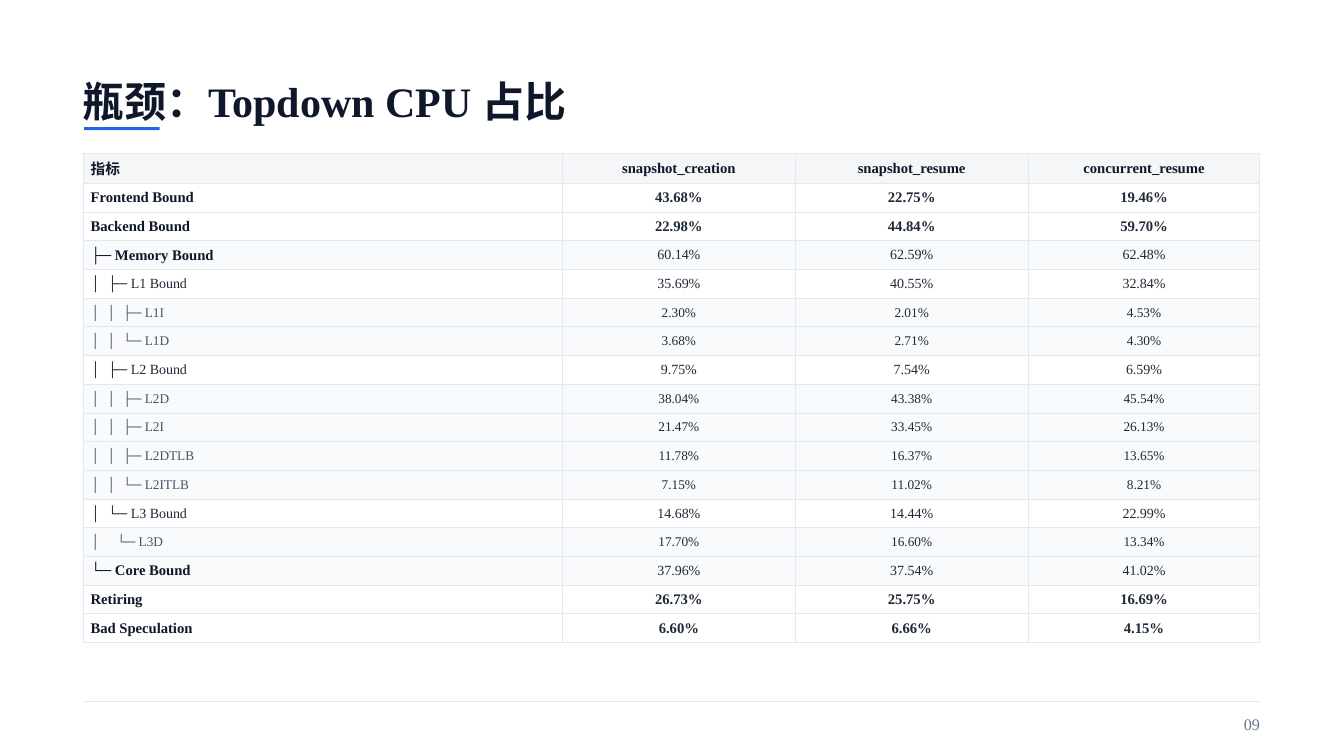
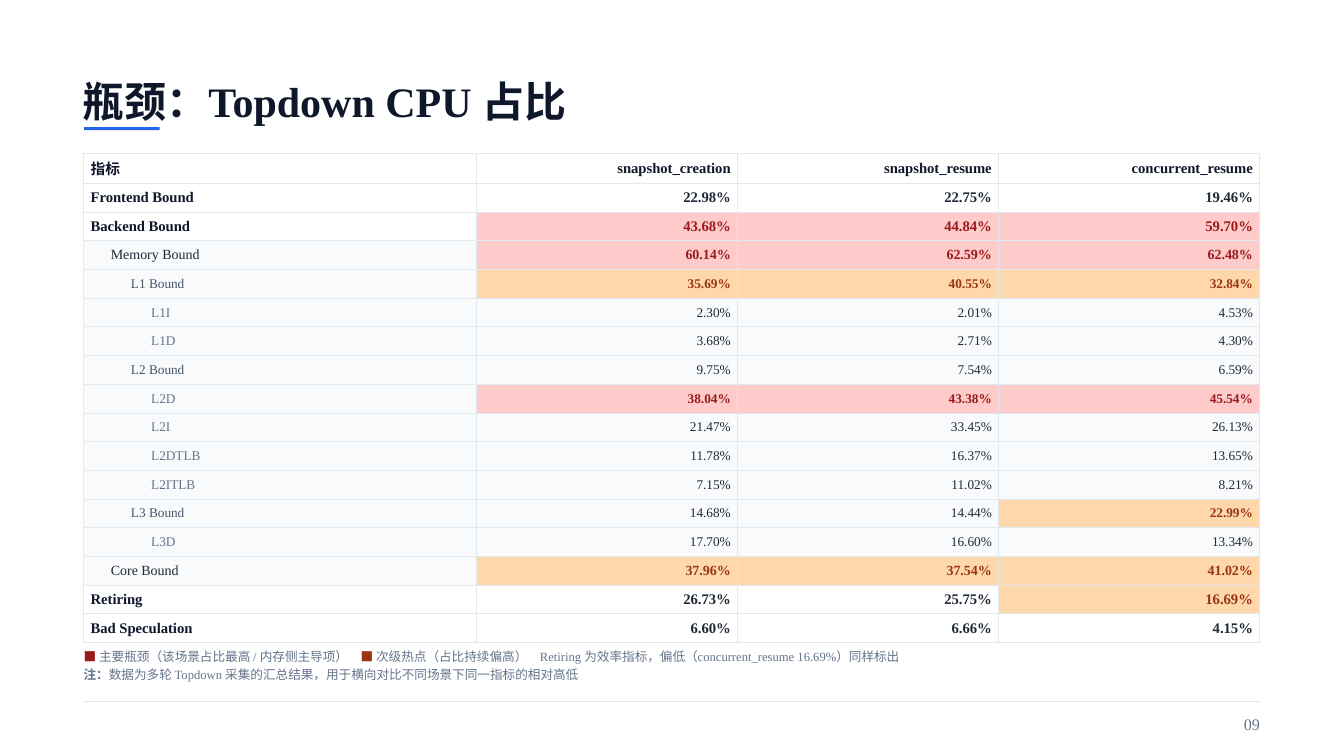
Before and after one commit to liushiqin-647/aenv, a slide deck: slide 9 of agentenv_20261102_polished.pptx. Drawn at 1344x756 pixels with LibreOffice and Linux fonts; fonts in the diff are those of the drawing. Boxes give left, top, right and bottom in pixels: in the first picture for what was removed or moved away, otherwise in the second. Text is boxed around its words. In the diff, an @@ line names an element or a change of style, - is before the commit and + after.

Commit message:
fix

```diff
--- a/agentenv_20261102_polished.pptx
+++ b/agentenv_20261102_polished.pptx
@@ table at [84, 153, 1260, 643] @@
-row 2, column 2: 43.68%
+row 2, column 2: 22.98%
-row 3, column 2: 22.98%
+row 3, column 2: 43.68%
-row 4, column 1: ├─ Memory Bound
+row 4, column 1: Memory Bound
-row 5, column 1: │ ├─ L1 Bound
+row 5, column 1: L1 Bound
-row 6, column 1: │ │ ├─ L1I
+row 6, column 1: L1I
-row 7, column 1: │ │ └─ L1D
+row 7, column 1: L1D
-row 8, column 1: │ ├─ L2 Bound
+row 8, column 1: L2 Bound
-row 9, column 1: │ │ ├─ L2D
+row 9, column 1: L2D
-row 10, column 1: │ │ ├─ L2I
+row 10, column 1: L2I
-row 11, column 1: │ │ ├─ L2DTLB
+row 11, column 1: L2DTLB
-row 12, column 1: │ │ └─ L2ITLB
+row 12, column 1: L2ITLB
-row 13, column 1: │ └─ L3 Bound
+row 13, column 1: L3 Bound
-row 14, column 1: │ └─ L3D
+row 14, column 1: L3D
-row 15, column 1: └─ Core Bound
+row 15, column 1: Core Bound
@@ fill #F4F6F8 to #FFFFFF in row 1 @@
@@ fill #FFFFFF to #FECACA in 3 cells @@
@@ fill #F8FAFC to #FECACA in 6 cells @@
@@ fill #FFFFFF to #F8FAFC in 8 cells @@
@@ fill #FFFFFF to #FED7AA in 5 cells @@
@@ fill #F8FAFC to #FED7AA in 3 cells @@
@@ text colour #1F2937 to #991B1B in "44.84%", "59.70%", "60.14%", "62.59%" and 4 more places @@
@@ bold on in "60.14%", "62.59%", "62.48%", "35.69%" and 9 more places @@
@@ size 10 to 9.5 pt in "35.69%", "40.55%", "32.84%", "9.75%" and 5 more places @@
@@ text colour #1F2937 to #9A3412 in "35.69%", "40.55%", "32.84%", "22.99%" and 4 more places @@
@@ alignment centre to right @@
@@ text added at [84, 650, 899, 682], 9 pt, text #64748B @@
+■ 主要瓶颈（该场景占比最高 / 内存侧主导项） ■ 次级热点（占比持续偏高） Retiring 为效率指标，偏低（concurrent_resume 16.69%）同样标出
+注：数据为多轮 Topdown 采集的汇总结果，用于横向对比不同场景下同一指标的相对高低
```
Also in this commit, not shown: 2 other slides changed.
